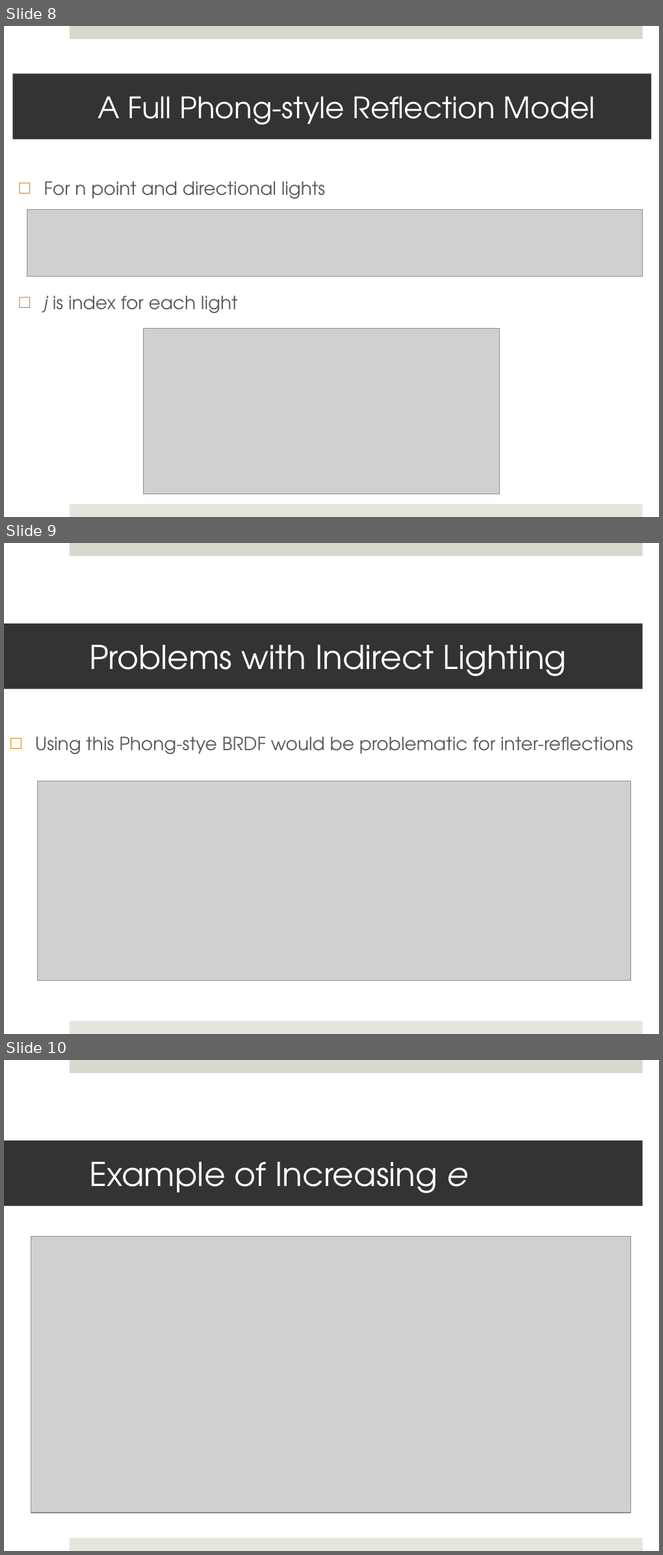
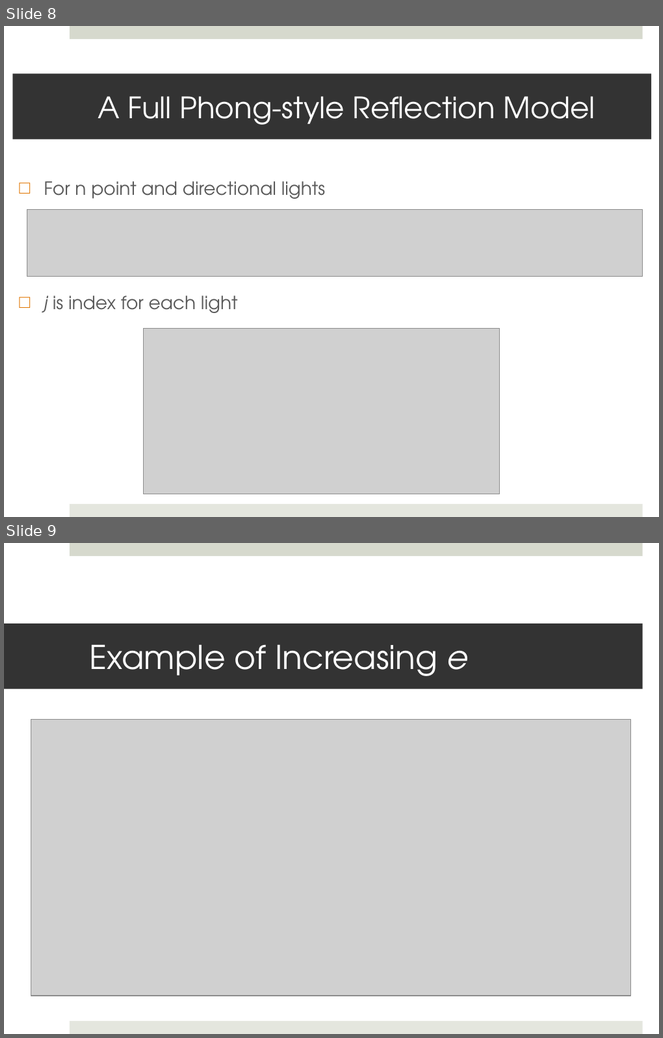
Before and after one commit to shaffer1/UIllinois_Rendering, a slide deck: Lecture-15-Specular BRDFs.pptx. Shown one above the other, each under a label of ours: slides 8, 9 and 10 before the commit, slides 8 and 9 after it. The pictures are 663x1555 and 663x1038 pixels, drawn with LibreOffice and Linux fonts; fonts in the diff are those of the drawing; grey boxes stand for pictures. Boxes give left, top, right and bottom in pixels: in the first picture for what was removed or moved away, otherwise in the second. Text is boxed around its words. In the diff, an @@ line names an element or a change of style, - is before the commit and + after.

```diff
--- a/Lecture-15-Specular BRDFs.pptx
+++ b/Lecture-15-Specular BRDFs.pptx
@@ slide 9 removed at [4,543,659,1034], background #FFFFFF; not listed: 2 template elements that a slide beside it also shows @@
@@ title removed at [4,624,643,689] @@
-Problems with Indirect Lighting
@@ text removed at [35,737,633,754] @@
-□ Using this Phong-stye BRDF would be problematic for inter-reflections
@@ picture removed at [38,781,631,980] @@
@@ what was slide 10 is now slide 9 @@
```
Also in this commit, not shown: 2 slides changed, 1 other file.
